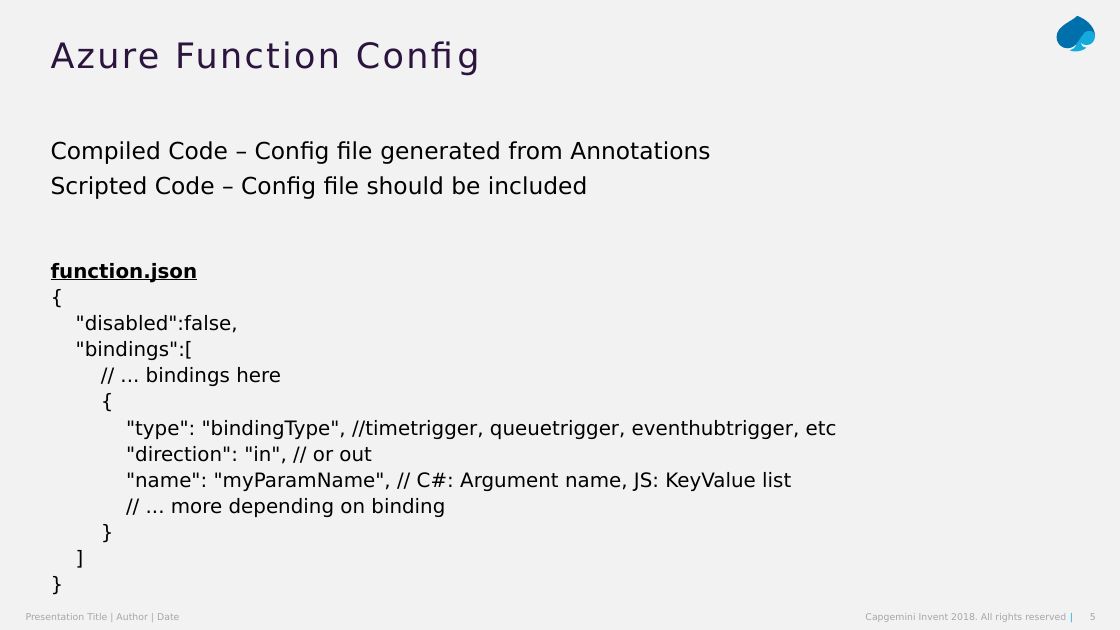
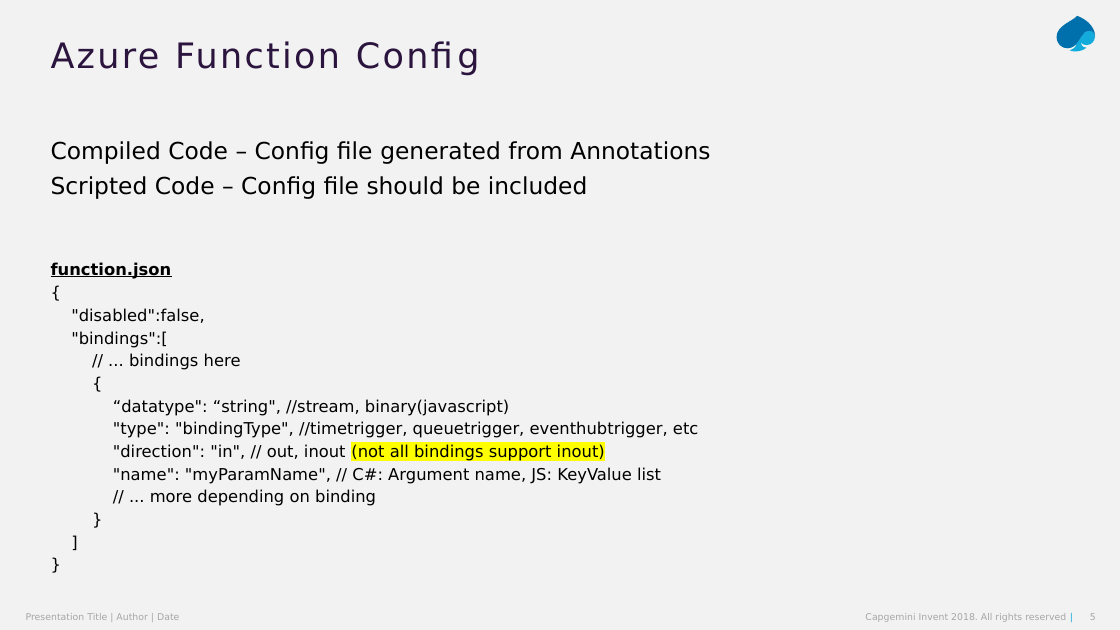
Before and after one commit to koushik-aravalli/az-function-lab, a slide deck: slide 5 of Azure-Function-203.pptx. Drawn at 1120x630 pixels with LibreOffice and Linux fonts; fonts in the diff are those of the drawing. Boxes give left, top, right and bottom in pixels: in the first picture for what was removed or moved away, otherwise in the second. Text is boxed around its words. In the diff, an @@ line names an element or a change of style, - is before the commit and + after.

Commit message:
updated slide with binding datatype

```diff
--- a/Azure-Function-203.pptx
+++ b/Azure-Function-203.pptx
@@ text at [51, 262, 698, 506]: size 17 to 14 pt in "function.json", "{", ""disabled":false,", ""bindings":[" and 8 more places @@
@@ text at [113, 399, 509, 416]: paragraph added @@
+“datatype": “string", //stream, binary(javascript)
@@ text at [113, 444, 605, 461]: text changed; size 17 to 14 pt @@
-"direction": "in", // or out
+"direction": "in", // out, inout (not all bindings support inout)
```
Also in this commit, not shown: 21 slides removed.
